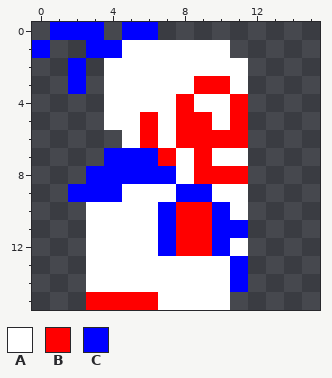
A pixel-art sprite gets an edit: data/images/sprites/ammah/e/walk.png. Above, as it was before the edit.
The file is 16x16 pixels.
Palette (. is transparent): A #ffffff  B #ff0000  C #0000ff
Pixels before, first column x 0:
 0 .CCC.CC.....
 1 C..CCAAAAAA.
 2 ..C.AAAAAAAA
 3 ..C.AAAAABBA
 4 ....AAAABAAB
 5 ....AABABBAB
 6 .....ABABBBB
 7 ....CCCBABAA
 8 ...CCCCCABBB
 9 ..CCCAAACCAA
10 ...AAAACBBCA
11 ...AAAACBBCC
12 ...AAAACBBCA
13 ...AAAAAAAAC
14 ...AAAAAAAAC
15 ...BBBBAAAA.
The same view after the edit:
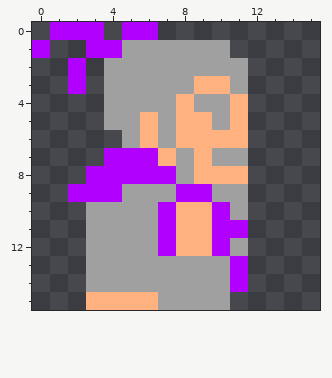
The exact change:
colour A: #ffffff -> #a0a0a0
colour B: #ff0000 -> #ffb27f
colour C: #0000ff -> #b200ff
